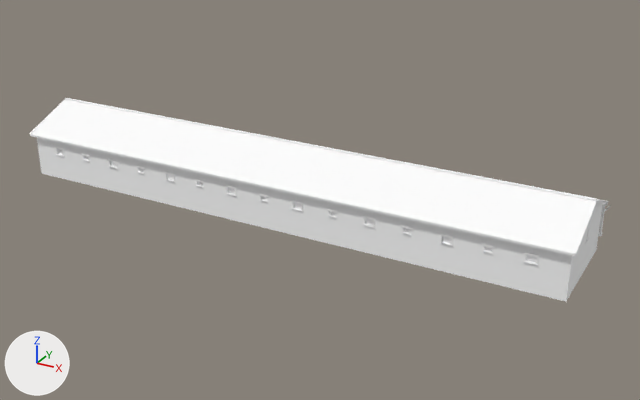
One commit to the glTF model games/yorimichi/assets/belmonte/meshes/SM_BM_BE_6_Stables.glb: the scene before it, then after it.
One viewpoint serves both versions: a camera (50 mm lens) standing at (34.6, -88.6, 34.5) and looking at (-2.6, -20.9, 0.6). Lighting does not change. The marker at lower left points along +X, +Y and +Z. The picture after the commit comes second. Vertices at exactly the same position are counted once.

Before the edit, the objects in view are built like this:
```python
me_sm_be_6_stables = bpy.data.meshes.new('SM_BE_6_Stables')
me_sm_be_6_stables.from_pydata(...)  # 8068 vertices, 11364 faces; spans x -32.9..22.9, y -27.6..-14.3, z -0.3..6.5
# faces by material slot: [218, 2454, 6120, 404, 1112, 1014, 42]
me_sm_be_6_stables.materials.append(mat_bm_000_m_stone_077)
me_sm_be_6_stables.materials.append(mat_bm_001_m_ashlar_069)
me_sm_be_6_stables.materials.append(mat_bm_002_m_plaster_037)
me_sm_be_6_stables.materials.append(mat_bm_003_m_roof_037)
me_sm_be_6_stables.materials.append(mat_bm_004_m_wood_037)
me_sm_be_6_stables.materials.append(mat_bm_005_m_iron_012)
me_sm_be_6_stables.materials.append(mat_bm_006_m_glass_dark_013)
ob_sm_bm_be_6_stables = bpy.data.objects.new('SM_BM_BE_6_Stables', me_sm_be_6_stables)
ob_sm_bm_be_6_stables.location = (0.0, 0.0, 0.0)
```
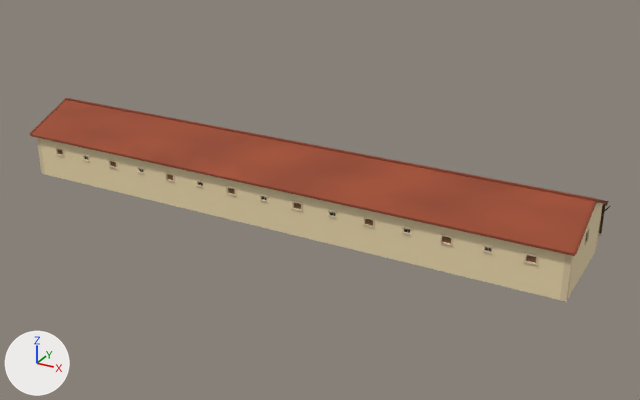
Where the change shows, as pixel boxes [x1, y1, x2, y2] in the pictures (640 x 400 px):
```json
{"part": 1, "of": "me_sm_be_6_stables", "change": "recoloured", "before": [29, 98, 611, 302], "after": [29, 98, 611, 302], "on screen": "white to beige"}
```

Scene script edits in JSON lines:
```json
{"block": "me_sm_be_6_stables", "where": "me_sm_be_6_stables.from_pydata(...)  # 8068 vertices, 11364 faces; spans x -32.9..22.9, y -27.6..-14.3, z -0.3..6.5"}
{"block": "me_sm_be_6_stables", "where": "# used by ob_sm_bm_be_6_stables; location = (0.0, 0.0, 0.0)"}
{"block": "me_sm_be_6_stables", "change": "me_sm_be_6_stables part 1: 11364 faces centred in x -32.9..22.9, y -27.6..-14.3, z -0.3..6.5 are repainted in the vertex colours; the middle colour goes from white #ffffff to beige #edd9ad"}
```
